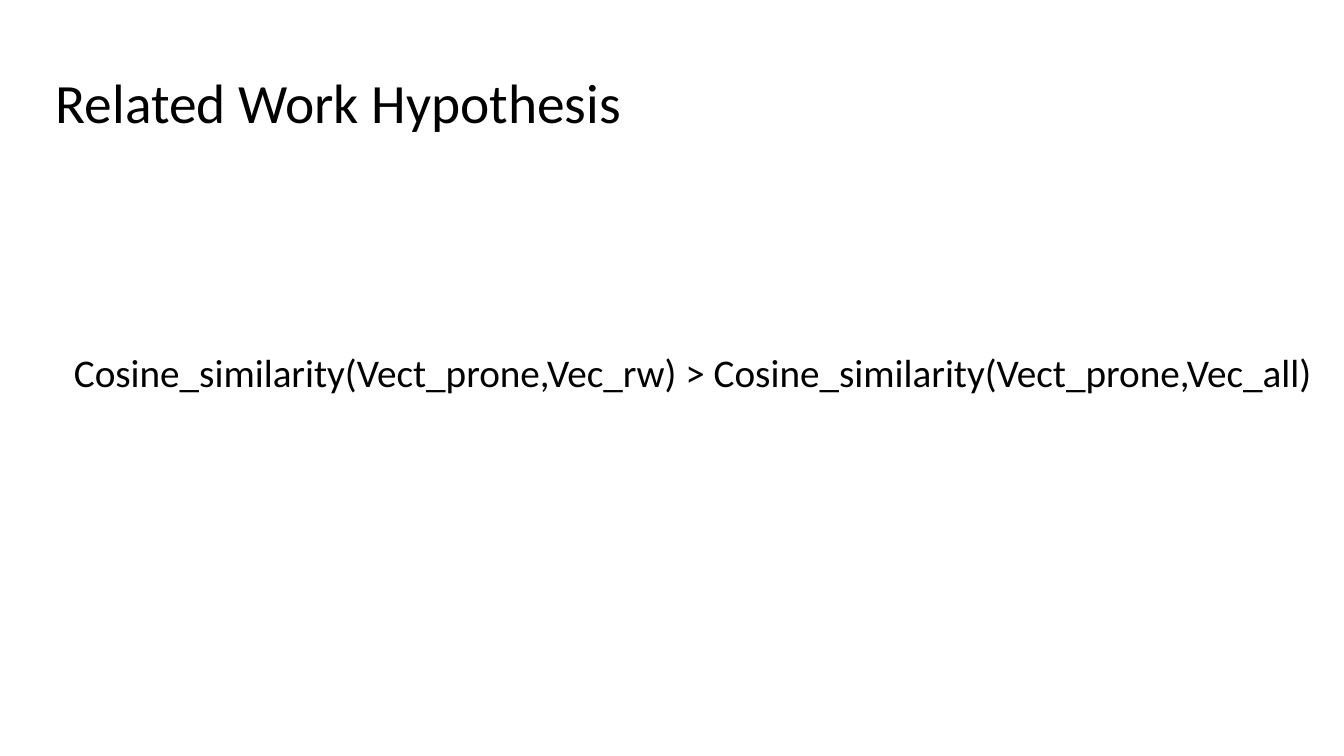
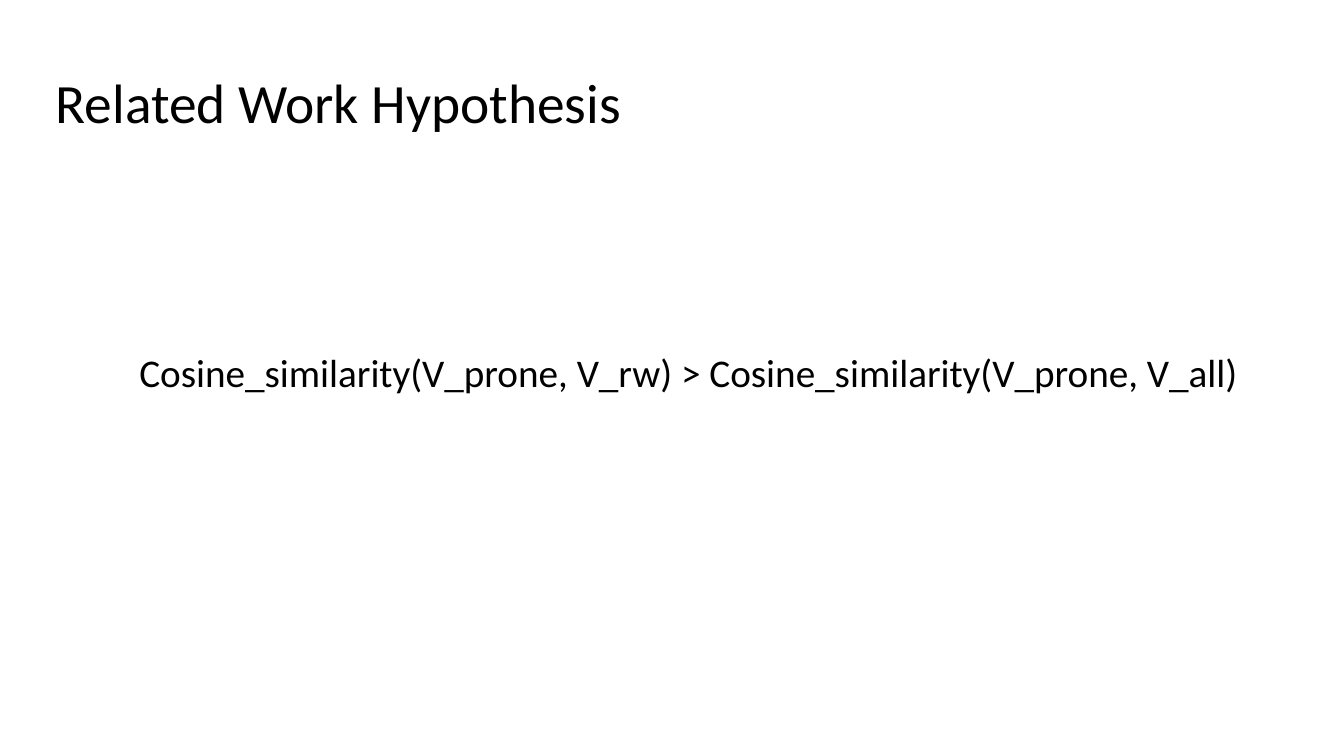
Before and after one commit to kwchurch/JSALT_Better_Together, a slide deck: slide 16 of slides/final_presentation_draft/Experiments/Related_Work_Hypothesis_final.pptx. Drawn at 1344x756 pixels with LibreOffice and Linux fonts; fonts in the diff are those of the drawing. Boxes give left, top, right and bottom in pixels: in the first picture for what was removed or moved away, otherwise in the second. Text is boxed around its words. In the diff, an @@ line names an element or a change of style, - is before the commit and + after.

```diff
--- a/slides/final_presentation_draft/Experiments/Related_Work_Hypothesis_final.pptx
+++ b/slides/final_presentation_draft/Experiments/Related_Work_Hypothesis_final.pptx
@@ text at (x1=139, y1=358, x2=1237, y2=394): text changed @@
-Cosine_similarity(Vect_prone,Vec_rw) > Cosine_similarity(Vect_prone,Vec_all)
+Cosine_similarity(V_prone, V_rw) > Cosine_similarity(V_prone, V_all)
```
Also in this commit, not shown: 7 other slides changed, 1 slide added.
